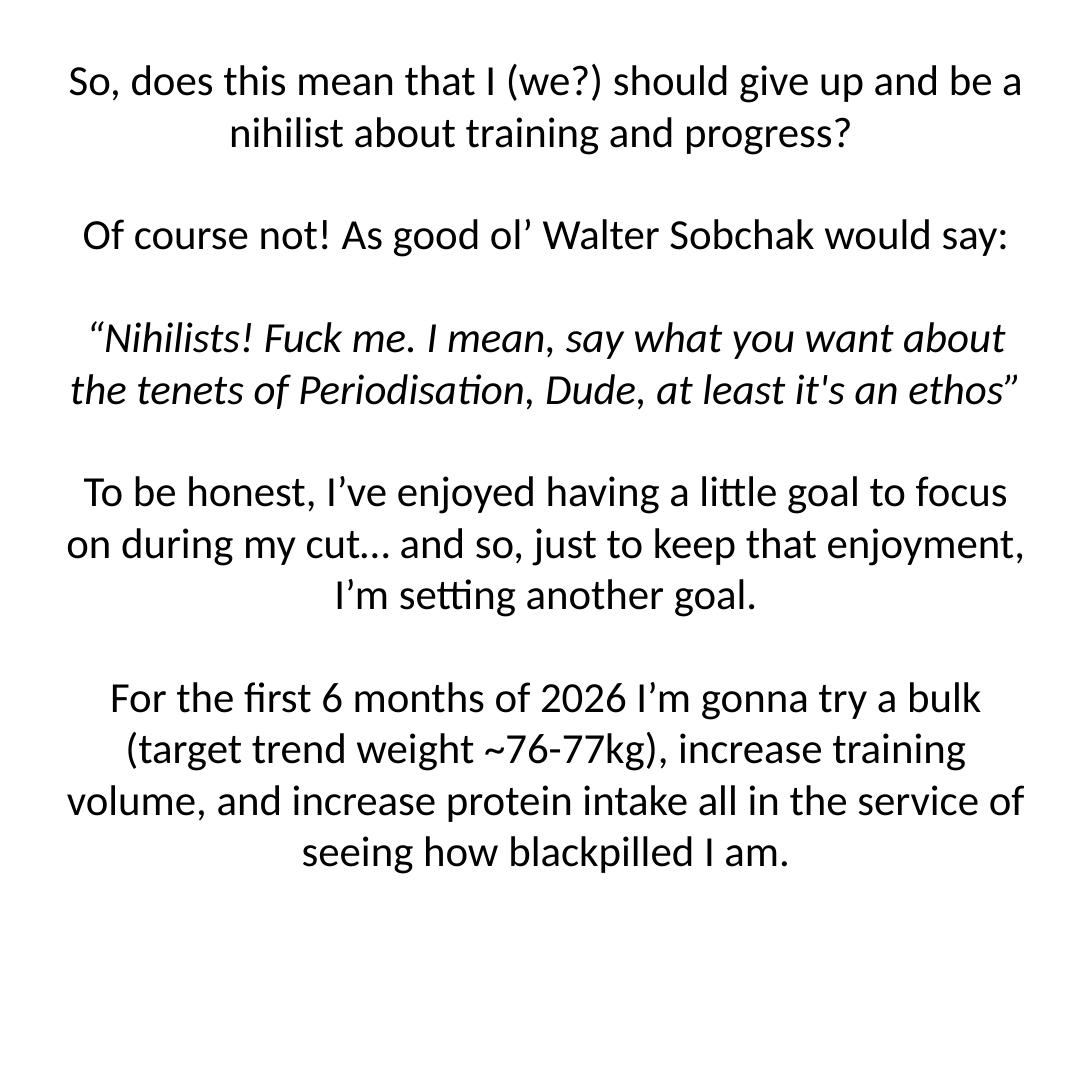
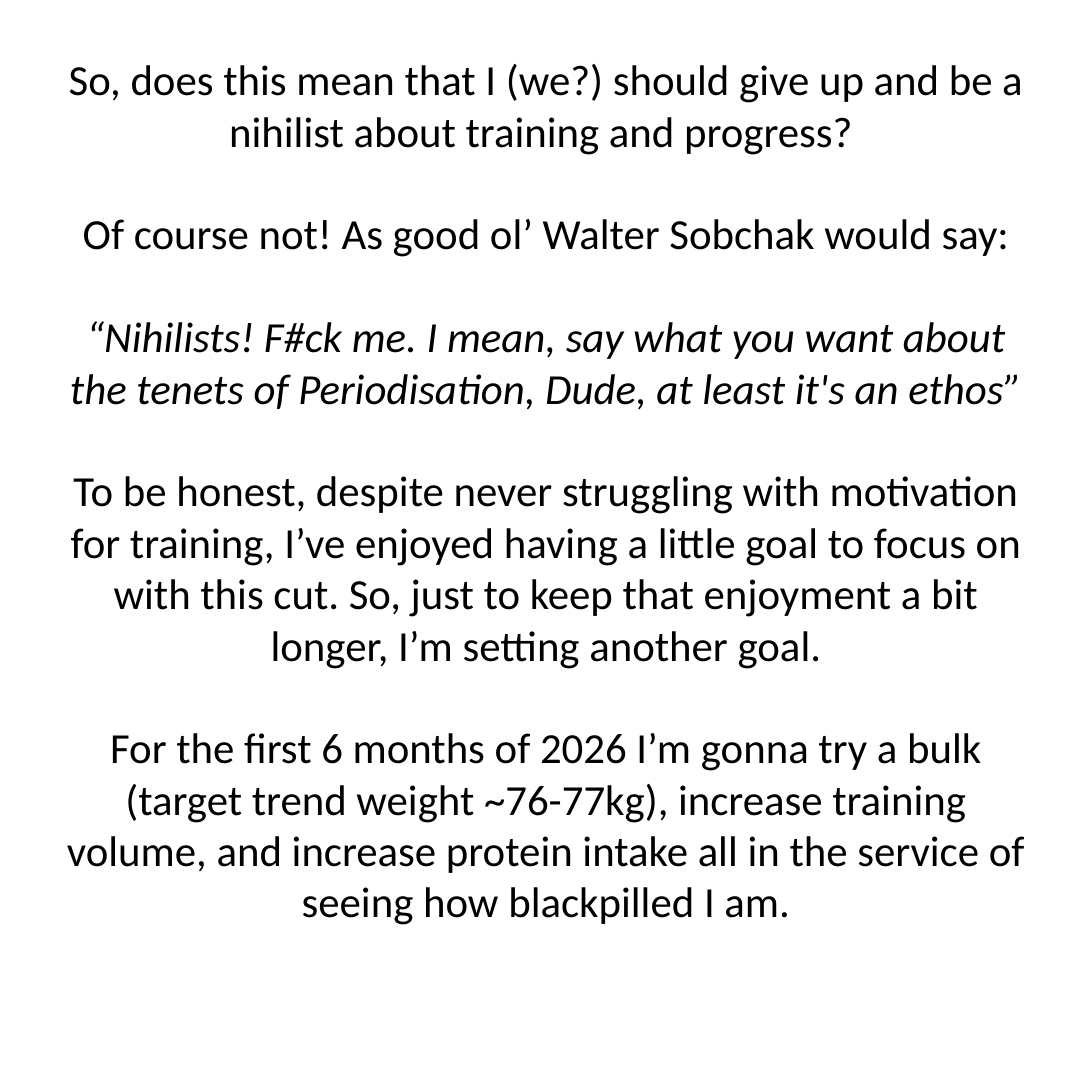
Before and after one commit to jamessteeleii/blackpill_progress, a slide deck: slide 18 of images/carousel.pptx. Drawn at 1092x1092 pixels with LibreOffice and Linux fonts; fonts in the diff are those of the drawing. Boxes give left, top, right and bottom in pixels: in the first picture for what was removed or moved away, otherwise in the second. Text is boxed around its words. In the diff, an @@ line names an element or a change of style, - is before the commit and + after.

```diff
--- a/images/carousel.pptx
+++ b/images/carousel.pptx
@@ text at (x1=70, y1=321, x2=1021, y2=669): text changed @@
-“Nihilists! Fuck me. I mean, say what you want about the tenets of Periodisation, Dude, at least it's an ethos”
-To be honest, I’ve enjoyed having a little goal to focus on during my cut… and so, just to keep that enjoyment, I’m setting another goal.
+“Nihilists! F#ck me. I mean, say what you want about the tenets of Periodisation, Dude, at least it's an ethos”
+To be honest, despite never struggling with motivation for training, I’ve enjoyed having a little goal to focus on with this cut. So, just to keep that enjoyment a bit longer, I’m setting another goal.
```
Also in this commit, not shown: 10 other slides changed, 23 other files.
